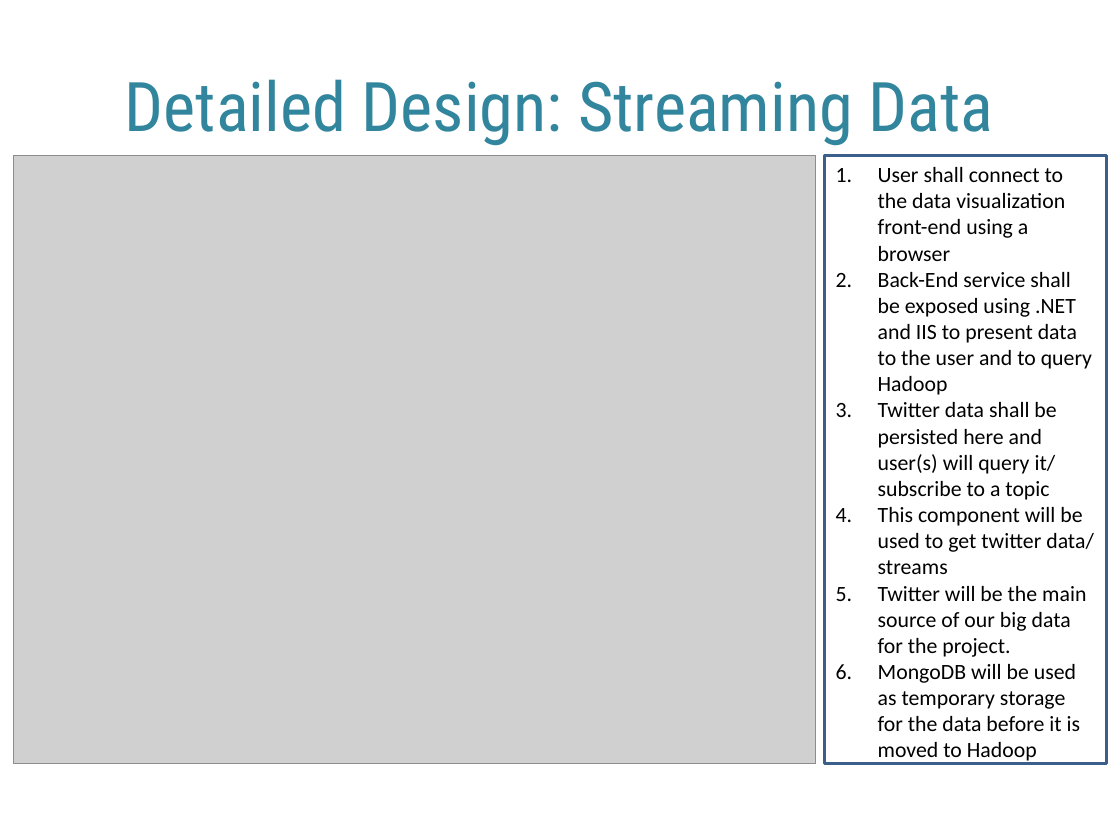
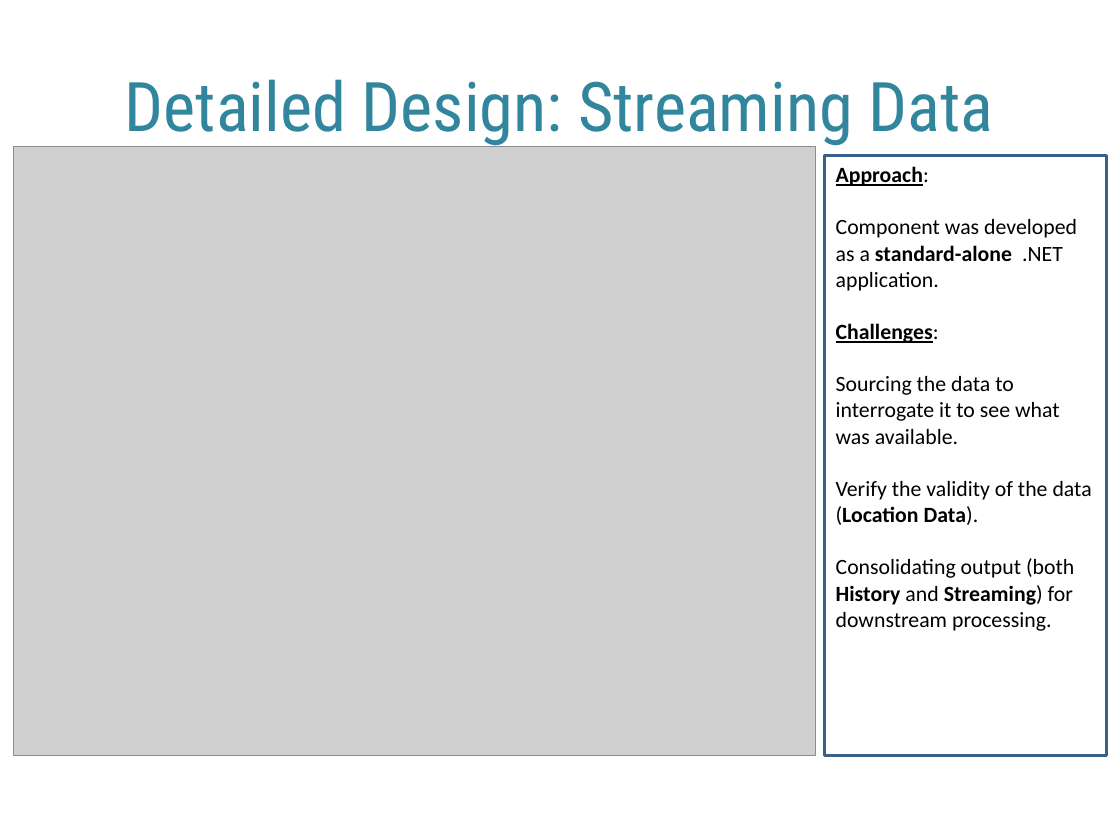
Before and after one commit to garethstephenson/ELEN7046_Group2_2016, a slide deck: slide 16 of documentation/ELEN7046 Group 2 - Group Presention.pptx (slide 13 before the commit). Drawn at 1120x840 pixels with LibreOffice and Linux fonts; fonts in the diff are those of the drawing; grey boxes stand for pictures; background and template pictures are left out. Boxes give left, top, right and bottom in pixels: in the first picture for what was removed or moved away, otherwise in the second. Text is boxed around its words. In the diff, an @@ line names an element or a change of style, - is before the commit and + after.

Commit message:
Latest Presentation Slide

```diff
--- a/documentation/ELEN7046 Group 2 - Group Presention.pptx
+++ b/documentation/ELEN7046 Group 2 - Group Presention.pptx
@@ picture: place and size @@
-picture at <box>13,156,816,764</box>
+picture at <box>13,147,816,755</box>
@@ rectangle "Approach: Component was developed as ...": place and size @@
-rectangle "Approach: Component was developed as ..." at <box>824,156,1107,764</box>
+rectangle "Approach: Component was developed as ..." at <box>824,156,1107,755</box>
@@ text in rectangle at <box>836,166,1092,631</box>: text changed @@
-1. User shall connect to the data visualization front-end using a browser
-2. Back-End service shall be exposed using .NET and IIS to present data to the user and to query Hadoop
-3. Twitter data shall be persisted here and user(s) will query it/ subscribe to a topic
-4. This component will be used to get twitter data/ streams
-5. Twitter will be the main source of our big data for the project.
-6. MongoDB will be used as temporary storage for the data before it is moved to Hadoop
+Approach:
+Component was developed as a standard-alone .NET application.
+Challenges:
+Sourcing the data to interrogate it to see what was available.
+Verify the validity of the data (Location Data).
+Consolidating output (both History and Streaming) for downstream processing.
```
Also in this commit, not shown: 10 other slides changed, 11 slides added, 2 slides removed.
